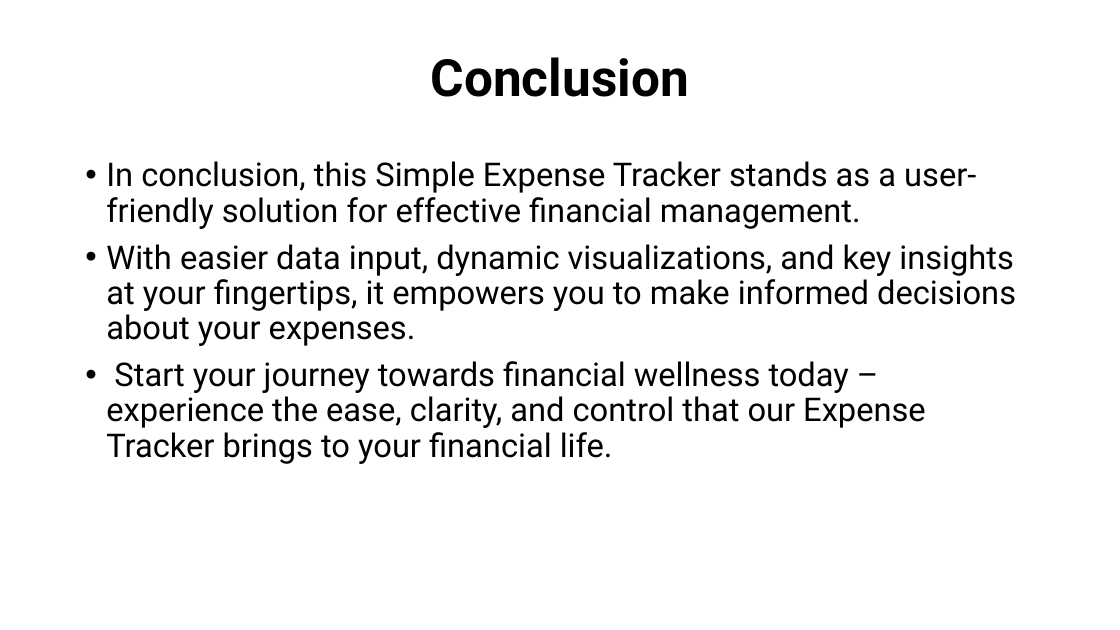
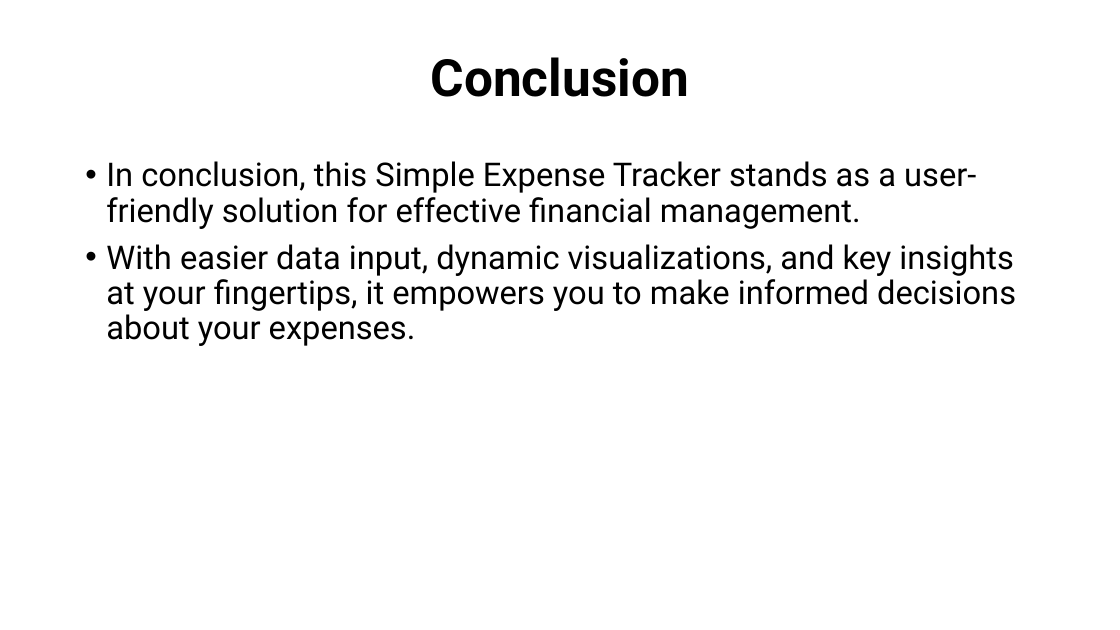
Before and after one commit to Vijaiey88/Scifor_Technologies_Work, a slide deck: slide 9 of Project1/Expense_tracker/Project1.pptx. Drawn at 1120x630 pixels with LibreOffice and Linux fonts; fonts in the diff are those of the drawing. Boxes give left, top, right and bottom in pixels: in the first picture for what was removed or moved away, otherwise in the second. Text is boxed around its words. In the diff, an @@ line names an element or a change of style, - is before the commit and + after.

```diff
--- a/Project1/Expense_tracker/Project1.pptx
+++ b/Project1/Expense_tracker/Project1.pptx
@@ text at <box>106,361,926,464</box>: paragraph removed @@
-• Start your journey towards financial wellness today – experience the ease, clarity, and control that our Expense Tracker brings to your financial life.
```
Also in this commit, not shown: 3 other slides changed, 2 other files.
